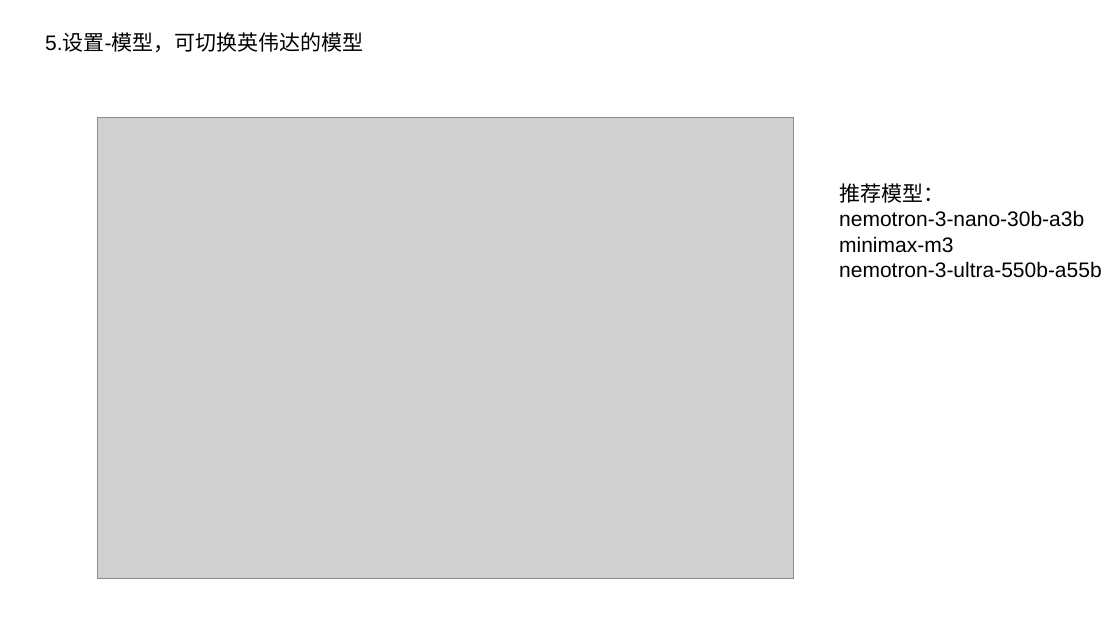
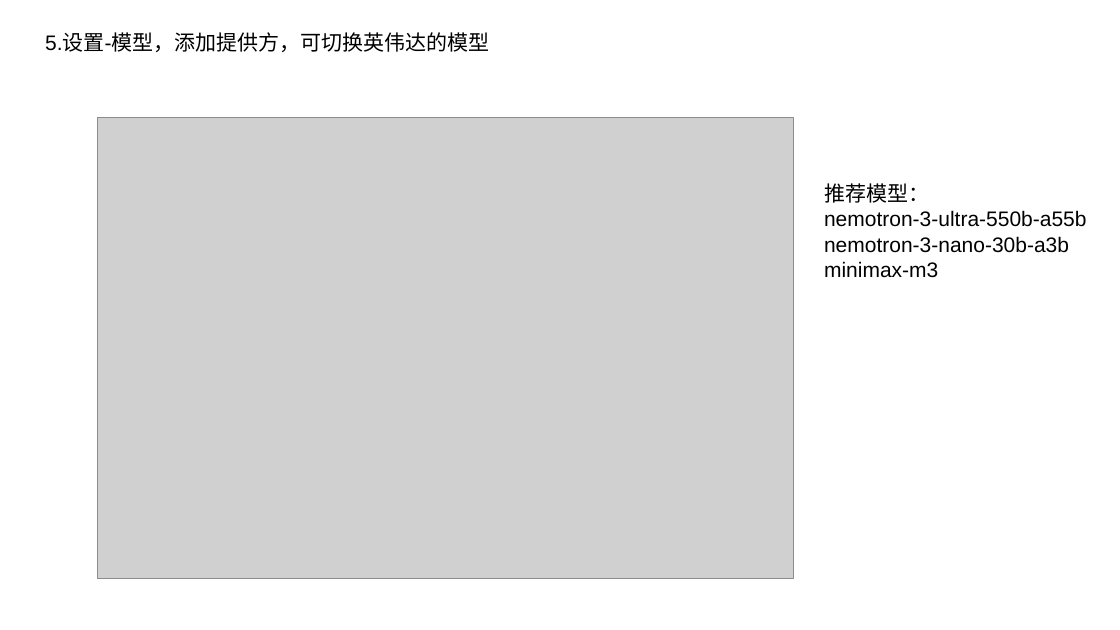
Before and after one commit to xielab2017/Bioinformatics_SUAT_2026_FALL, a slide deck: slide 9 of Week 0/LLM setup/安装deepseek harness教程.pptx. Drawn at 1120x630 pixels with LibreOffice and Linux fonts; fonts in the diff are those of the drawing; grey boxes stand for pictures. Boxes give left, top, right and bottom in pixels: in the first picture for what was removed or moved away, otherwise in the second. Text is boxed around its words. In the diff, an @@ line names an element or a change of style, - is before the commit and + after.

```diff
--- a/Week 0/LLM setup/安装deepseek harness教程.pptx
+++ b/Week 0/LLM setup/安装deepseek harness教程.pptx
@@ text at [45, 33, 490, 52]: text changed @@
-5.设置-模型，可切换英伟达的模型
+5.设置-模型，添加提供方，可切换英伟达的模型
@@ text "推荐模型：": place and size @@
-text "推荐模型：" at [839, 183, 1102, 278]
+text "推荐模型：" at [824, 183, 1087, 278]
@@ text at [824, 210, 1087, 227]: paragraph added @@
+nemotron-3-ultra-550b-a55b
@@ text at [839, 261, 1102, 278]: paragraph removed @@
-nemotron-3-ultra-550b-a55b
```
Also in this commit, not shown: 1 other slide changed, 1 slide added.
